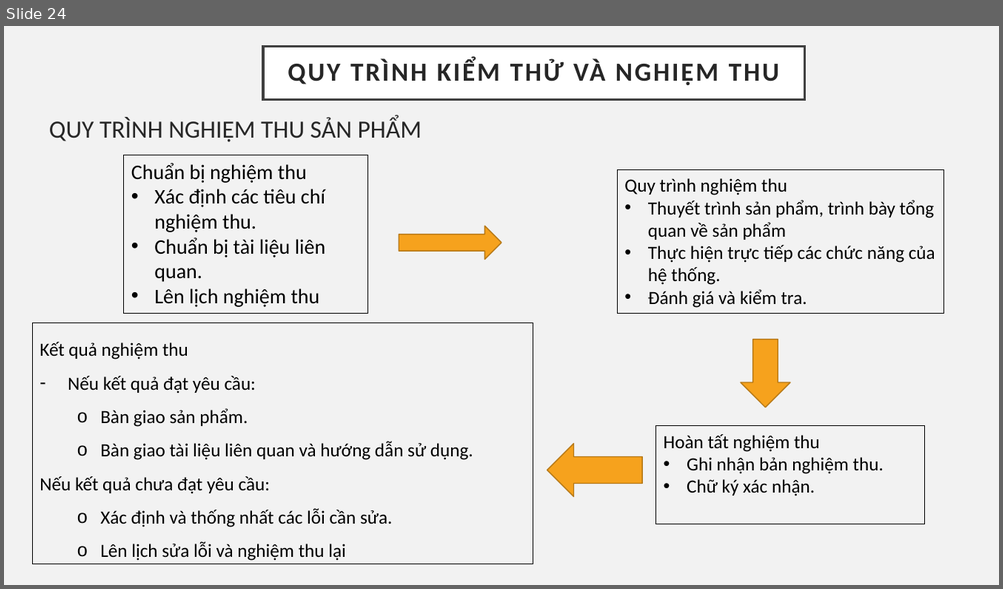
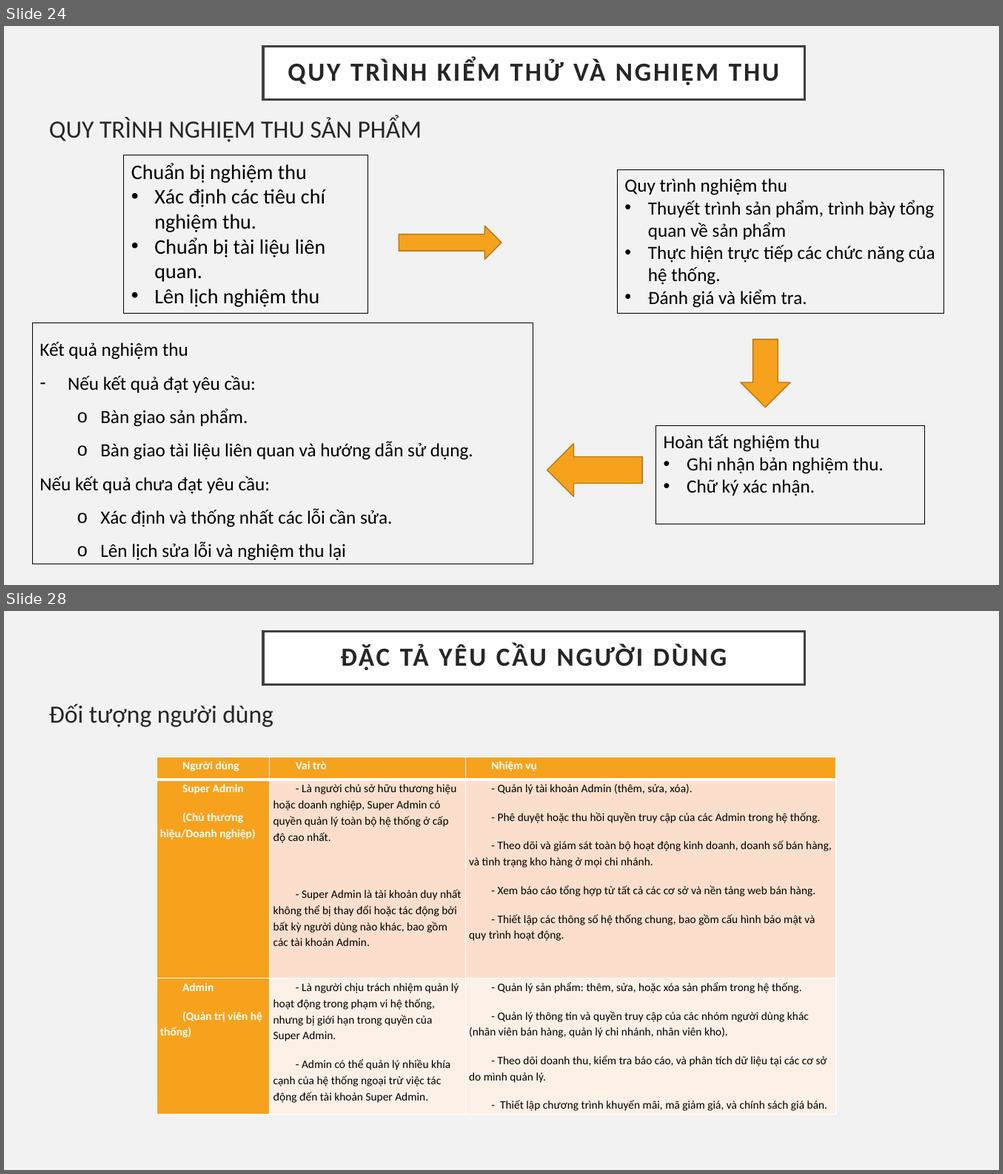
Before and after one commit to Tranngocphuc2003/BTL-CNPM, a slide deck: BTL Công nghệ phần mềm.pptx. Shown one above the other, each under a label of ours: slide 24 before the commit, slides 24 and 28 after it; the slides between them are not shown. The pictures are 1003x589 and 1003x1174 pixels, drawn with LibreOffice and Linux fonts; fonts in the diff are those of the drawing. Boxes give left, top, right and bottom in pixels: in the first picture for what was removed or moved away, otherwise in the second. Text is boxed around its words. In the diff, an @@ line names an element or a change of style, - is before the commit and + after.

```diff
--- a/BTL Công nghệ phần mềm.pptx
+++ b/BTL Công nghệ phần mềm.pptx
@@ slide 28 added at [4, 611, 999, 1170], background #F2F2F2 @@
@@ title added at [263, 631, 805, 684], fill #FFFFFF, outline #404040 2.5 pt, 25.2 pt, text #262626, bold @@
+ĐẶC TẢ YÊU CẦU NGƯỜI DÙNG
@@ text added at [49, 703, 273, 727], 24 pt, text #262626 @@
+Đối tượng người dùng
@@ table added at [156, 758, 836, 1134], 3 rows, 3 columns @@
+Người dùng | Vai trò | Nhiệm vụ
+Super Admin / (Chủ thương hiệu/Doanh nghiệp) | - Là người chủ sở hữu thương hiệu hoặc doanh nghiệp, Super Admin có quyền quản lý toàn bộ hệ thống ở cấp độ cao nhất. / - Super Admin là tài khoản duy nhất không thể bị thay đổi hoặc tác động bởi bất kỳ người dùng nào khác, bao gồm các tài khoản Admin. | - Quản lý tài khoản Admin (thêm, sửa, xóa). / - Phê duyệt hoặc thu hồi quyền truy cập của các Admin trong hệ thống. / - Theo dõi và giám sát toàn bộ hoạt động kinh doanh, doanh số bán hàng, và tình trạng kho hàng ở mọi chi nhánh. / - Xem báo cáo tổng hợp từ tất cả các cơ sở và nền tảng web bán hàng. / - Thiết lập các thông số hệ thống chung, bao gồm cấu hình bảo mật và quy trình hoạt động.
+Admin / (Quản trị viên hệ thống) | - Là người chịu trách nhiệm quản lý hoạt động trong phạm vi hệ thống, nhưng bị giới hạn trong quyền của Super Admin. / - Admin có thể quản lý nhiều khía cạnh của hệ thống ngoại trừ việc tác động đến tài khoản Super Admin. | - Quản lý sản phẩm: thêm, sửa, hoặc xóa sản phẩm trong hệ thống. / - Quản lý thông tin và quyền truy cập của các nhóm người dùng khác (nhân viên bán hàng, quản lý chi nhánh, nhân viên kho). / - Theo dõi doanh thu, kiểm tra báo cáo, và phân tích dữ liệu tại các cơ sở do mình quản lý. / - Thiết lập chương trình khuyến mãi, mã giảm giá, và chính sách giá bán.
```
Also in this commit, not shown: 26 other slides added, 2 other files.
